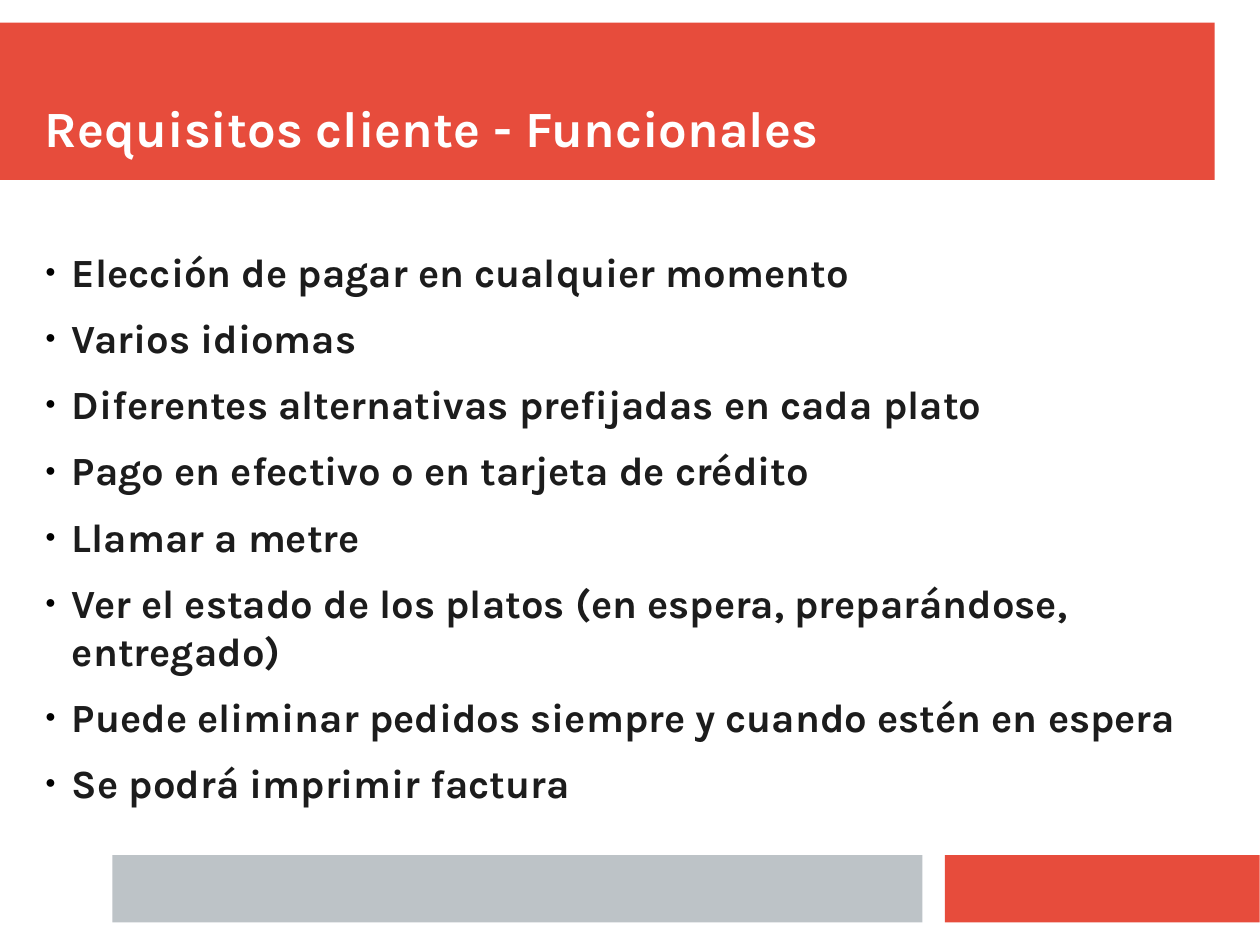
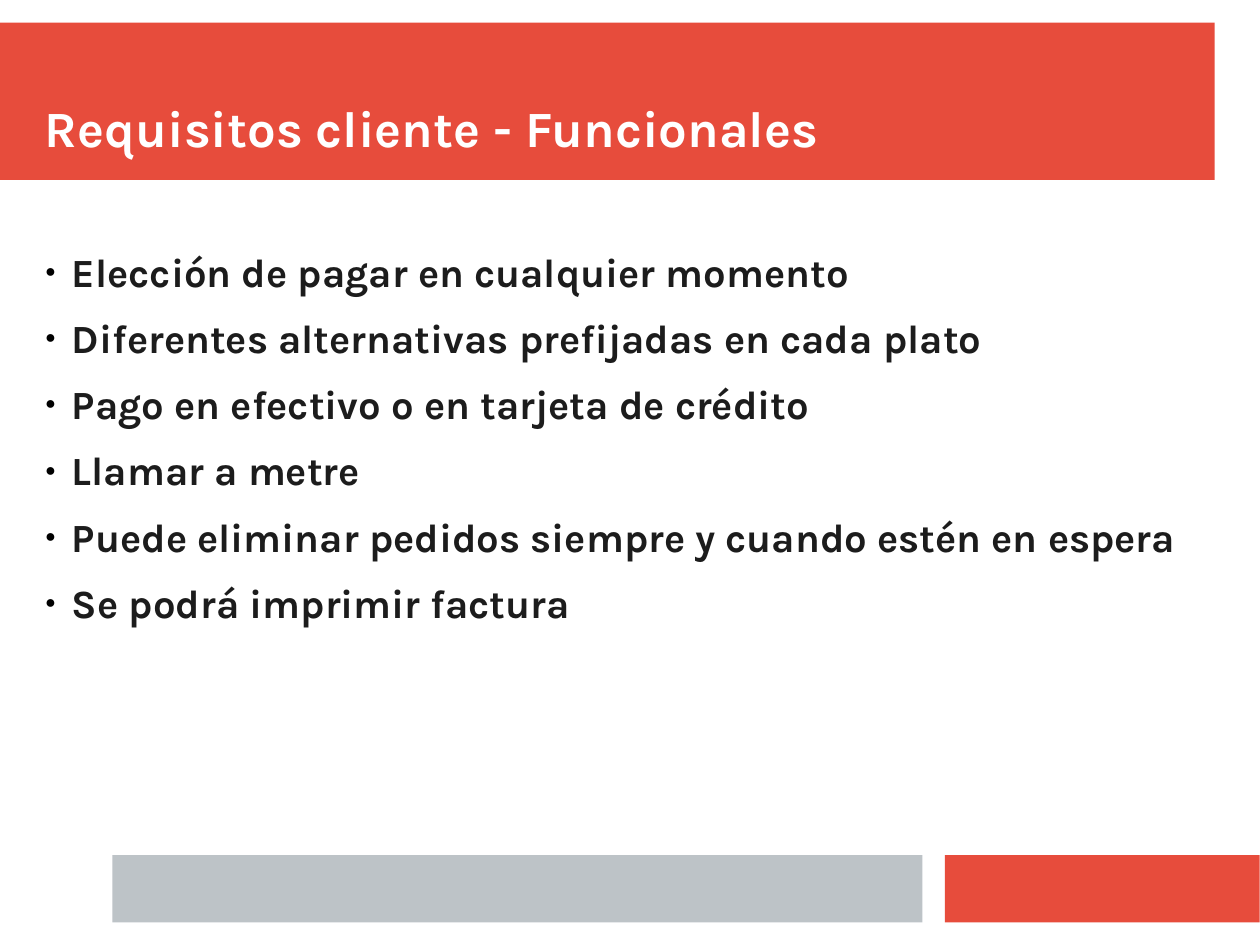
Before and after one commit to Juanba1998/APP-Restaurante, a slide deck: slide 3 of Material/Presentación/presentacion.pptx. Drawn at 1260x945 pixels with LibreOffice and Linux fonts; fonts in the diff are those of the drawing. Boxes give left, top, right and bottom in pixels: in the first picture for what was removed or moved away, otherwise in the second. Text is boxed around its words. In the diff, an @@ line names an element or a change of style, - is before the commit and + after.

```diff
--- a/Material/Presentación/presentacion.pptx
+++ b/Material/Presentación/presentacion.pptx
@@ text at bbox=[72, 324, 356, 354]: paragraph removed @@
-● Varios idiomas
@@ text at bbox=[72, 586, 1068, 676]: paragraph removed @@
-● Ver el estado de los platos (en espera, preparándose, entregado)
```
Also in this commit, not shown: 5 other slides changed.
